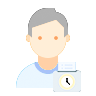
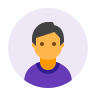
Layered file, before and after one edit (w=96, h=96). Changes by layer:
added layer "Usuario" (1st of 4) above "Usuario" over 8, 8, 88, 88
hid "IconoAsitencia copia 2", moved it into group "Asistencia" over 16, 8, 81, 92
hid "IconoAsitencia copia", moved it into group "Asistencia" over 16, 8, 81, 92
hid "IconoAsitencia" (2nd of 2, in "Asistencia"), moved it into group "Asistencia", painted on it over 16, 8, 81, 92
